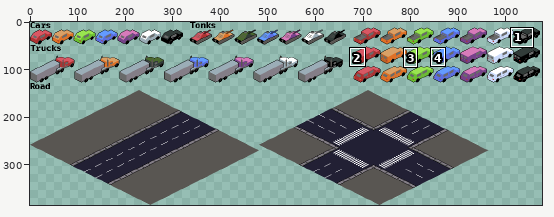
Pixel-art file -- assets/art/2D-Racer-Spritesheet.aseprite. Above, an overview of the earlier version with the close-up marked.
Close-up. Before the edit:
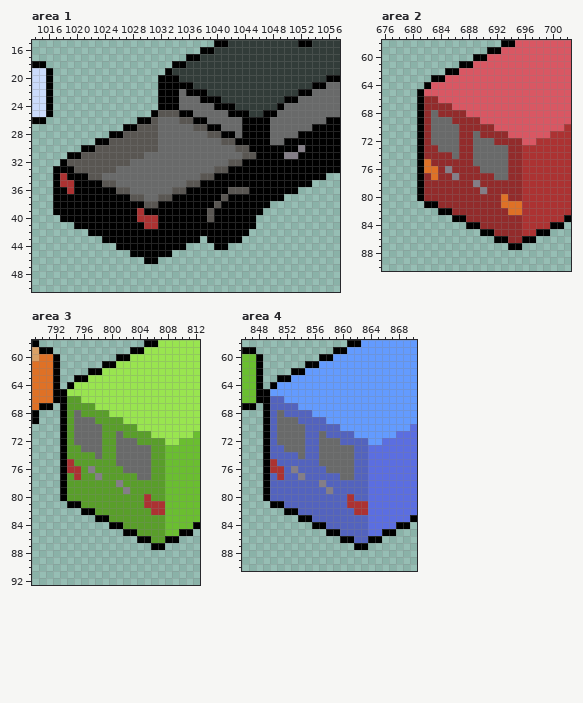
1200x384 pixels, 1 frame. Colours within 5 levels of each other are drawn and written as one. Shown: area 1: x 1014..1057, y 15..50; area 2: x 676..702, y 58..90; area 3: x 789..812, y 58..92; area 4: x 846..870, y 58..90. The wide view leaves out empty margins. The commit also changed other parts of the picture, which this record leaves out.
After:
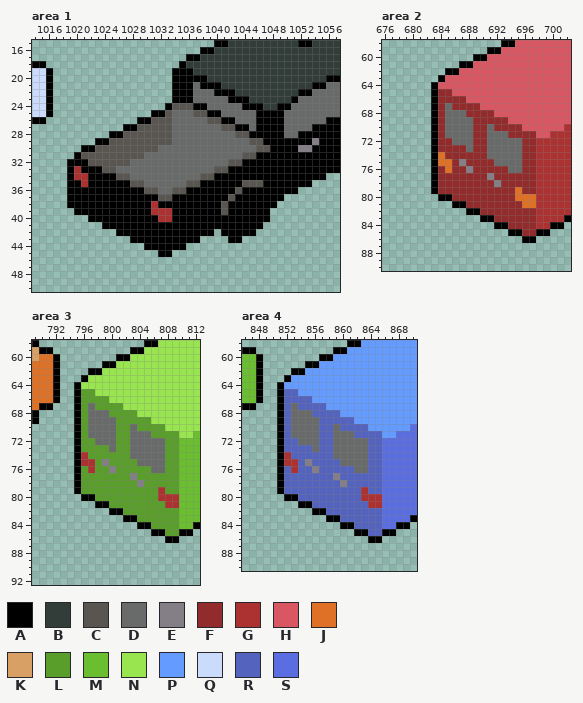
Palette (. is transparent): A #000000  B #323c39  C #595652  D #696a6a  E #847e87  F #922b2b  G #ac3232  H #d95763  J #df7126  K #d9a066  L #599e2a  M #6abe30  N #99e550  P #639bff  Q #cbdbfc  R #5363be  S #5b6ee1
Edits made:
layer "Bakkie" added
layer "Vans" added
Area 1, layers "Bakkie", "Map":
y 18: x 1034 A -> .
y 19: x 1033..1036 ABBB -> .AAA
y 20: x 1032..1033 AA -> ..; x 1035..1038 BBBB -> AAAA
y 21: x 1032..1033 AA -> ..; x 1037..1040 BBBB -> DAAA
y 22: x 1032..1033 AA -> ..; x 1035 D -> A; x 1037..1042 AABBBB -> DDDAAA
y 23: x 1032..1033 AA -> ..; x 1035..1036 DD -> AA; x 1038..1044 AAABBBB -> DDDDAAA; x 1050 A -> B
y 24: x 1032 A -> .; x 1034..1038 ADDDD -> CCCAA; x 1040..1046 AAABBBB -> DDDDAAA; x 1050 D -> A
y 25: x 1032 C -> A; x 1034..1040 CAADDDD -> DDDCCAA; x 1042..1046 AAABB -> DDDDA; x 1049 D -> A
y 26: x 1032..1033 DD -> CC; x 1035..1042 CCAADDDD -> DDDDCCAA; x 1044..1045 AA -> DD; x 1048..1049 DD -> AA
y 27: x 1032..1033 DD -> CC; x 1037..1043 CCAADDD -> DDDDCCA; x 1045 A -> D; x 1048..1049 DD -> AA
y 28: x 1032..1033 DD -> CC; x 1039..1044 CCAADA -> DDDDCC; x 1048..1049 DD -> AA
y 29: x 1032..1033 DD -> CC; x 1041..1046 CCAAAA -> DDDDCC; x 1048..1049 DD -> AA; x 1054 A -> E
y 30: x 1043..1047 CCAAA -> DDDCC; x 1053 A -> E
y 31: x 1019 A -> .; x 1050..1051 EE -> AA
y 32: x 1018..1021 ACCC -> .AAA
y 33: x 1017..1018 AA -> ..; x 1020..1023 CCCC -> GAAA
y 34: x 1017..1018 AG -> ..; x 1020..1027 AACCDDDD -> GGAAAACC
y 35: x 1017..1019 AGG -> ..A; x 1021 A -> G; x 1024..1029 CCDDDD -> AAAACC; x 1044..1046 AAA -> CCC
y 36: x 1017..1019 AAG -> ..A; x 1026..1031 CCDDDD -> AAAACC; x 1042 C -> A; x 1044 C -> A
y 37: x 1017..1018 AA -> ..; x 1028..1031 CCDD -> AAAA; x 1041..1042 CA -> AC
y 38: x 1017..1018 AA -> ..; x 1030..1031 CC -> AG; x 1040..1041 CA -> AC; x 1048 . -> A
y 39: x 1017..1019 AAA -> ...; x 1029 G -> A; x 1031..1033 AAA -> GGG; x 1039 C -> A; x 1041 A -> C; x 1047 . -> A
y 40: x 1018..1021 AAAA -> ....; x 1029..1033 GGGAA -> AAAGG; x 1039 C -> A; x 1046..1047 .. -> AA
y 41: x 1020..1023 AAAA -> ....; x 1030..1031 GG -> AA; x 1046 . -> A
y 42: x 1022..1025 AAAA -> ....; x 1040 A -> .; x 1045 . -> A
y 43: x 1024..1027 AAAA -> ....; x 1039..1041 AAA -> ...
y 44: x 1026..1029 AAAA -> ....; x 1040..1041 AA -> ..
y 45: x 1028..1031 AAAA -> ....
y 46: x 1030..1031 AA -> ..
Area 2, layers "Vans", "Map":
y 63: x 683 A -> .
y 64: x 682..683 AH -> .A
y 65: x 681..685 AHHHH -> ..AFF
y 66: x 681..687 AFFHHHH -> ..AFFFF
y 67: x 681..683 AFF -> ..A; x 685..689 FHHHH -> DFFFF
y 68: x 681..683 AFD -> ..A; x 685..691 FFFHHHH -> DDDFFFF
y 69: x 681..684 AFDD -> ..AF; x 686..688 FFF -> DDD; x 690..693 HHHH -> FFFF
y 70: x 681..684 AFDD -> ..AF; x 687..688 FF -> DD; x 691..695 FHHHH -> DFFFF
y 71: x 681..684 AFDD -> ..AF; x 687..689 FFD -> DDF; x 691..697 FFFHHHH -> DDDFFFF
y 72: x 681..685 AFDDD -> ..AFF; x 687..690 FFDD -> DDFF; x 692..697 FFFFHH -> DDDDFF
y 73: x 681..686 AFFDDD -> ..AFFF; x 688..690 FDD -> DFF; x 694..697 FFGG -> DDFF
y 74: x 681..684 AFFF -> ..AJ; x 686 D -> F; x 689..690 DD -> FF; x 694..697 FFGG -> DDFF
y 75: x 681..685 AJFFF -> ..AJJ; x 687 F -> E; x 689..691 DDD -> FFF; x 694..697 FFGG -> DDFF
y 76: x 681..683 AJJ -> ..A; x 685 E -> J; x 688 F -> E; x 690..697 DDDDFFGG -> FFFFDDFF
y 77: x 681..683 AFJ -> ..A; x 686 E -> F; x 691..693 FDD -> EFF; x 696..697 GG -> FF
y 78: x 681..683 AFF -> ..A; x 689 E -> F; x 692 F -> E; x 696..697 GG -> FF
y 79: x 681..683 AFF -> ..A; x 690 E -> F; x 695..697 FGG -> JFF
y 80: x 681..685 AFFFF -> ...AA; x 693 J -> F; x 695..697 FGG -> JJJ
y 81: x 682..687 AAFFFF -> ....AA; x 693..697 JJJGG -> FFFJJ
y 82: x 684..689 AAFFFF -> ....AA; x 694..697 JJGG -> FFFF
y 83: x 686..691 AAFFFF -> ....AA; x 696..697 GG -> FF
y 84: x 688..693 AAFFFF -> ....AA; x 696..697 GG -> FF
y 85: x 690..697 AAFFFFGG -> ....AAFF
y 86: x 692..695 AAFF -> ....
y 87: x 694..695 AA -> ..
Area 3, layers "Vans", "Map":
y 63: x 795 A -> .
y 64: x 794..795 AN -> .A
y 65: x 793..797 ANNNN -> ..ALL
y 66: x 793..799 ALLNNNN -> ..ALLLL
y 67: x 793..795 ALL -> ..A; x 797..801 LNNNN -> DLLLL
y 68: x 793..795 ALD -> ..A; x 797..803 LLLNNNN -> DDDLLLL
y 69: x 793..796 ALDD -> ..AL; x 798..800 LLL -> DDD; x 802..805 NNNN -> LLLL
y 70: x 793..796 ALDD -> ..AL; x 799..800 LL -> DD; x 803..807 LNNNN -> DLLLL
y 71: x 793..796 ALDD -> ..AL; x 799..801 LLD -> DDL; x 803..809 LLLNNNN -> DDDLLLL
y 72: x 793..797 ALDDD -> ..ALL; x 799..802 LLDD -> DDLL; x 804..809 LLLLNN -> DDDDLL
y 73: x 793..798 ALLDDD -> ..ALLL; x 800..802 LDD -> DLL; x 806..809 LLMM -> DDLL
y 74: x 793..796 ALLL -> ..AG; x 798 D -> L; x 801..802 DD -> LL; x 806..809 LLMM -> DDLL
y 75: x 793..797 AGLLL -> ..AGG; x 799 L -> E; x 801..803 DDD -> LLL; x 806..809 LLMM -> DDLL
y 76: x 793..795 AGG -> ..A; x 797 E -> G; x 800 L -> E; x 802..809 DDDDLLMM -> LLLLDDLL
y 77: x 793..795 ALG -> ..A; x 798 E -> L; x 803..805 LDD -> ELL; x 808..809 MM -> LL
y 78: x 793..795 ALL -> ..A; x 801 E -> L; x 804 L -> E; x 808..809 MM -> LL
y 79: x 793..795 ALL -> ..A; x 802 E -> L; x 807..809 LMM -> GLL
y 80: x 793..797 ALLLL -> ...AA; x 805 G -> L; x 807..809 LMM -> GGG
y 81: x 794..799 AALLLL -> ....AA; x 805..809 GGGMM -> LLLGG
y 82: x 796..801 AALLLL -> ....AA; x 806..809 GGMM -> LLLL
y 83: x 798..803 AALLLL -> ....AA; x 808..809 MM -> LL
y 84: x 800..805 AALLLL -> ....AA; x 808..809 MM -> LL
y 85: x 802..809 AALLLLMM -> ....AALL
y 86: x 804..807 AALL -> ....
y 87: x 806..807 AA -> ..
Area 4, layers "Vans", "Map":
y 63: x 851 A -> .
y 64: x 850..851 AP -> .A
y 65: x 849..853 APPPP -> ..ARR
y 66: x 849..855 ARRPPPP -> ..ARRRR
y 67: x 849..851 ARR -> ..A; x 853..857 RPPPP -> DRRRR
y 68: x 849..851 ARD -> ..A; x 853..859 RRRPPPP -> DDDRRRR
y 69: x 849..852 ARDD -> ..AR; x 854..856 RRR -> DDD; x 858..861 PPPP -> RRRR
y 70: x 849..852 ARDD -> ..AR; x 855..856 RR -> DD; x 859..863 RPPPP -> DRRRR
y 71: x 849..852 ARDD -> ..AR; x 855..857 RRD -> DDR; x 859..865 RRRPPPP -> DDDRRRR
y 72: x 849..853 ARDDD -> ..ARR; x 855..858 RRDD -> DDRR; x 860..865 RRRRPP -> DDDDRR
y 73: x 849..854 ARRDDD -> ..ARRR; x 856..858 RDD -> DRR; x 862..865 RRSS -> DDRR
y 74: x 849..852 ARRR -> ..AG; x 854 D -> R; x 857..858 DD -> RR; x 862..865 RRSS -> DDRR
y 75: x 849..853 AGRRR -> ..AGG; x 855 R -> E; x 857..859 DDD -> RRR; x 862..865 RRSS -> DDRR
y 76: x 849..851 AGG -> ..A; x 853 E -> G; x 856 R -> E; x 858..865 DDDDRRSS -> RRRRDDRR
y 77: x 849..851 ARG -> ..A; x 854 E -> R; x 859..861 RDD -> ERR; x 864..865 SS -> RR
y 78: x 849..851 ARR -> ..A; x 857 E -> R; x 860 R -> E; x 864..865 SS -> RR
y 79: x 849..851 ARR -> ..A; x 858 E -> R; x 863..865 RSS -> GRR
y 80: x 849..853 ARRRR -> ...AA; x 861 G -> R; x 863..865 RSS -> GGG
y 81: x 850..855 AARRRR -> ....AA; x 861..865 GGGSS -> RRRGG
y 82: x 852..857 AARRRR -> ....AA; x 862..865 GGSS -> RRRR
y 83: x 854..859 AARRRR -> ....AA; x 864..865 SS -> RR
y 84: x 856..861 AARRRR -> ....AA; x 864..865 SS -> RR
y 85: x 858..865 AARRRRSS -> ....AARR
y 86: x 860..863 AARR -> ....
y 87: x 862..863 AA -> ..
